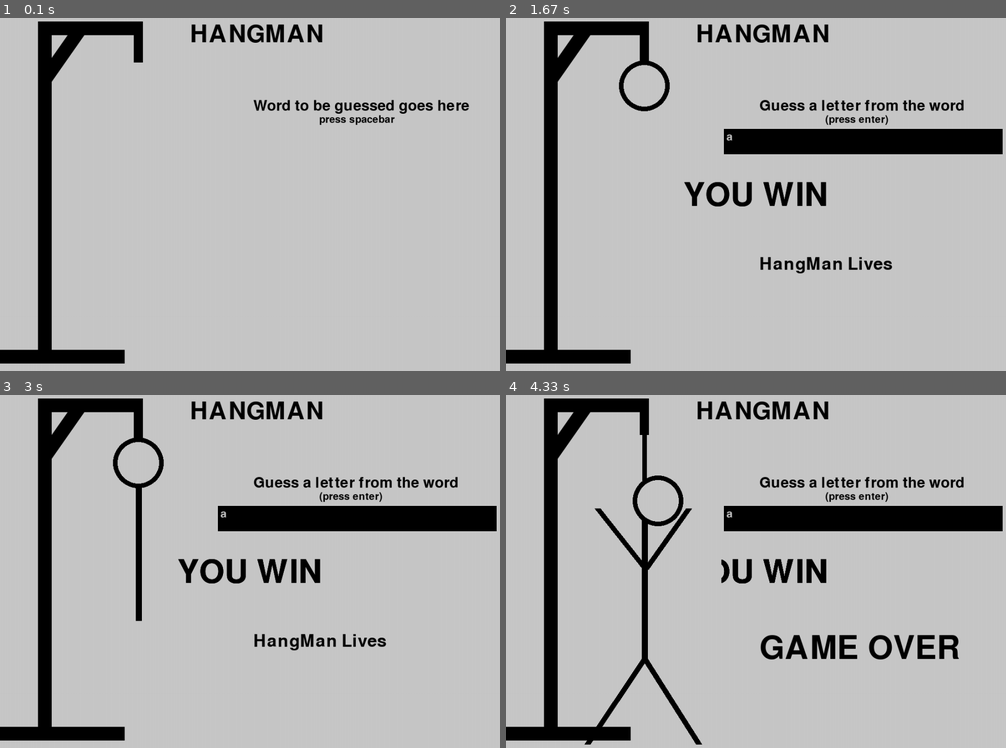
Above: before the commit, frames 1-4 (two rows, left to right).
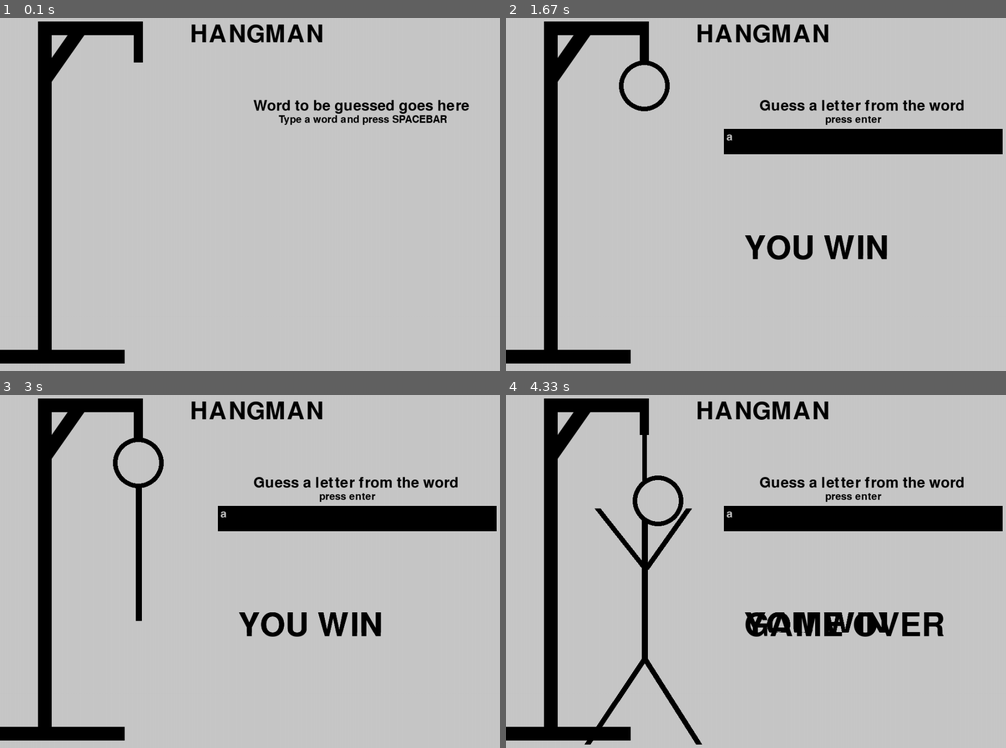
Above: after the commit, the same moments.

Repository: dorogit/pygame_collaboration
Game: pygame game, started from main.py
Same seed, same stepped clock (60 frames per second), same inputs: the game is played once before the commit and once after it.
Inputs:
- Up to frame 1 (0.1 s): no input
- Up to frame 2 (1.67 s): tap Space at 0.33 s; type "ann" at 0.67 s; tap Enter at 1, 1.22 s
- Up to frame 3 (3 s): tap Enter at 2.65 s
- Up to frame 4 (4.33 s): tap Enter at 3.05, 3.35, 3.6, 3.9, 4.23 s; tap Space at 3.68 s; type "a" at 4.1 s

The runs differ from the first frame. In frame 1, 0.5% of the frame differs, in the area x 55-90%, y 27-31%; in frame 2, 2.6%; in frame 3, 2.6%; in frame 4, 4.2%, in the area x 43-91%, y 27-75%.

Commit message:
Update main.py

Diff:
--- a/main.py
+++ b/main.py
@@ -26,8 +26,8 @@
 font3 = pygame.font.Font(None, 43)
 font4 = pygame.font.Font(None, 30)
 input_box_text = font3.render('Word to be guessed goes here',True, (0,0,0))
-small_text = font4.render('press spacebar',True,(0,0,0))
-screen.blit(small_text, (630,222))
+small_text = font4.render('Type a word and press SPACEBAR',True,(0,0,0))
+screen.blit(small_text, (550,222))
 screen.blit(input_box_text,((500, 190)))
 font = pygame.font.Font(None,32)
 input_text = ''
@@ -44,20 +44,20 @@
 #Game over text
 over_font = pygame.font.Font ('freesansbold.ttf', 64)
 
-#Game won text
-won_font = pygame.font.Font ('freesansbold.ttf', 64)
 
 #functions for showing 'YOU WIN' and 'GAME OVER' text upon victory or defeat
 def game_won():
-    won_text = won_font.render ("YOU WIN", True, ( 0, 0, 0))
-    screen.blit (won_text, (350, 350))
+    pygame.draw.rect(screen, (200,200,200), pygame.Rect(450,500,550,500))
+    won_text = over_font.render ("YOU WIN", True, ( 0, 0, 0))
+    screen.blit (won_text, (470, 455))
 
 def game_over_text():
     pygame.draw.rect(screen, (200,200,200), pygame.Rect(450,500,550,500))
     over_text = over_font.render ("GAME OVER", True, (0,0,0))
-    screen.blit (over_text, (500, 500))
-
-
+    screen.blit (over_text, (470, 455))
+
+#function for creating the  hidden word and showing letters
+#which have been guessed
 def guessing(word):
   global hidden_word,index,convert
 
@@ -105,7 +105,6 @@
   pygame.draw.line(screen, (0,0,0), (275, 375),(180,255),width = 12)
   pygame.draw.line(screen, (0,0,0),(275, 375),(360,255),width = 12)
 
-
 run = True
 typing = True
 typing2 = False
@@ -116,7 +115,6 @@
   for event in pygame.event.get():
     if event.type == pygame.QUIT:
       run = False
-
     if event.type == pygame.KEYDOWN and event.key != pygame.K_ESCAPE:
 
       if typing == True:
@@ -145,10 +143,9 @@
           typing = False
           typing2 = True
           pygame.draw.rect(screen, (0,0,0), input_box)
-          pygame.draw.rect(screen, (200,200,200),pygame.Rect(499,190,500,33))
-          pygame.draw.rect(screen, (200,200,200),pygame.Rect(630,222,300,20))
+          pygame.draw.rect(screen, (200,200,200),pygame.Rect(488,190,500,55))
           guess_text = font3.render('Guess a letter from the word',True, (0,0,0))
-          small_text2 = font4.render('(press enter)',True,(0,0,0))
+          small_text2 = font4.render('press enter',True,(0,0,0))
           screen.blit(small_text2,((630,222)))
           screen.blit(guess_text,((500, 190)))
 
@@ -244,4 +241,3 @@
 
   pygame.display.update()
   Clock.tick(60)
-print(pygame.mouse.get_pos())
